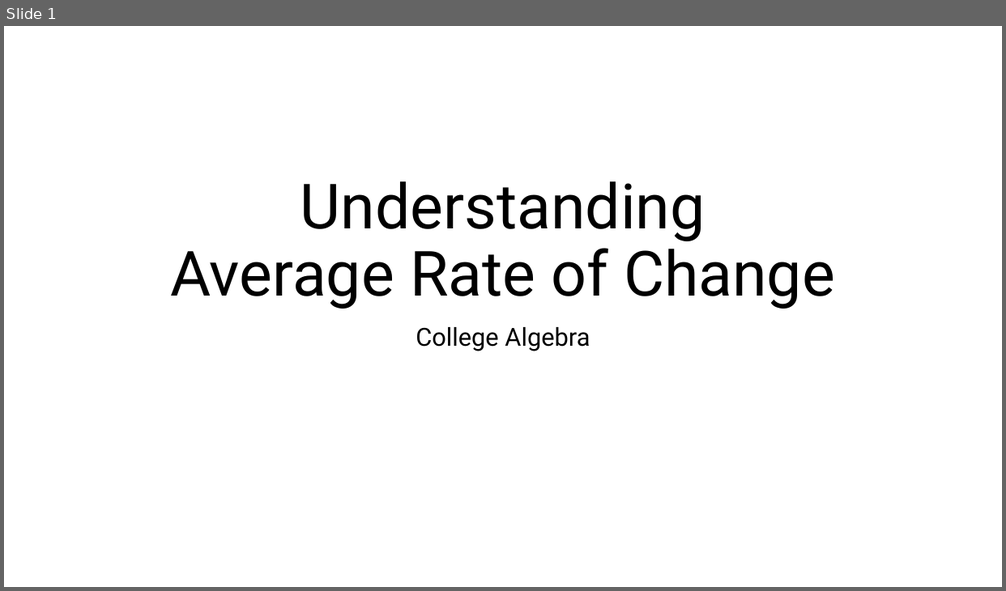
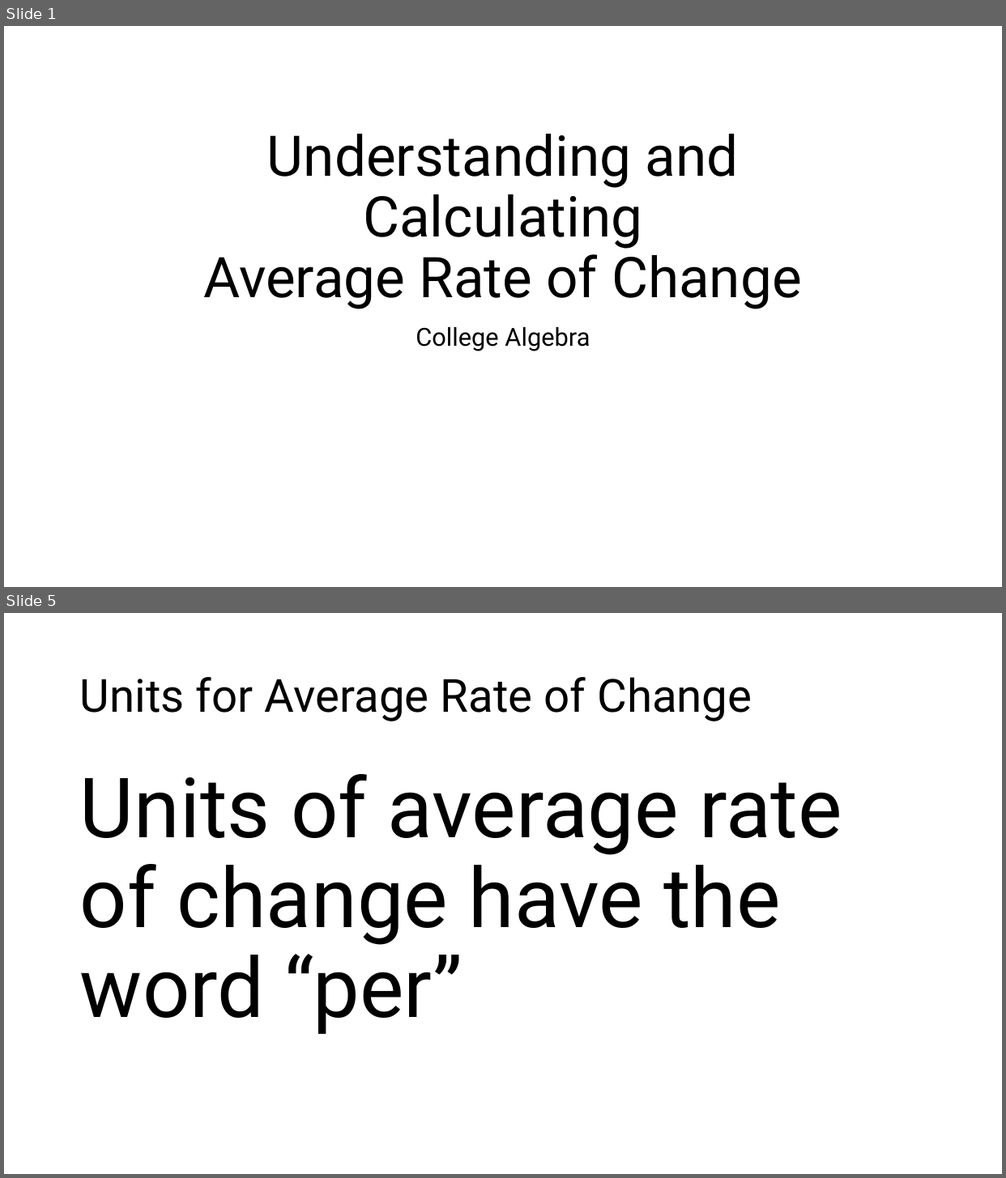
Before and after one commit to Prof-Sears/prof-sears.github.io, a slide deck: video_files/Understanding Average Rate of Change/Understanding Rates of Change.pptx. Shown one above the other, each under a label of ours: slide 1 before the commit, slides 1 and 5 after it; the slides between them are not shown. The pictures are 1006x591 and 1006x1178 pixels, drawn with LibreOffice and Linux fonts; fonts in the diff are those of the drawing. Boxes give left, top, right and bottom in pixels: in the first picture for what was removed or moved away, otherwise in the second. Text is boxed around its words. In the diff, an @@ line names an element or a change of style, - is before the commit and + after.

```diff
--- a/video_files/Understanding Average Rate of Change/Understanding Rates of Change.pptx
+++ b/video_files/Understanding Average Rate of Change/Understanding Rates of Change.pptx
@@ slide 5 added at [4, 613, 1002, 1174], background #FFFFFF @@
@@ title added at [80, 677, 752, 722], 44 pt, text #000000 @@
+Units for Average Rate of Change
@@ text added at [80, 774, 842, 1034], 80 pt, text #000000 @@
+Units of average rate of change have the word “per”
@@ slide 1 changed as well @@
@@ title at [204, 134, 802, 310]: text changed; size 60 to 54 pt @@
-Understanding
-Average Rate of Change
+Understanding and Calculating
+Average Rate of Change
```
Also in this commit, not shown: 1 other slide changed, 5 other slides added, 18 other files.
